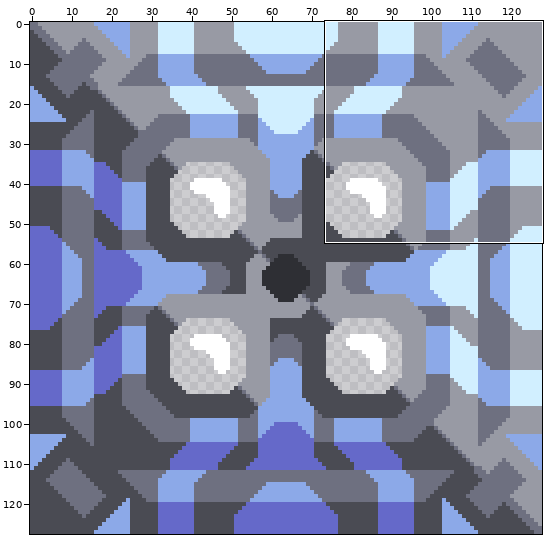
Sprite sheet, stored at sprites/blocks/production/advanced-vanilla/atmospheric-extractor.png. Above: a wide view before the commit, with the close-up outlined.
Close-up. The starting point:
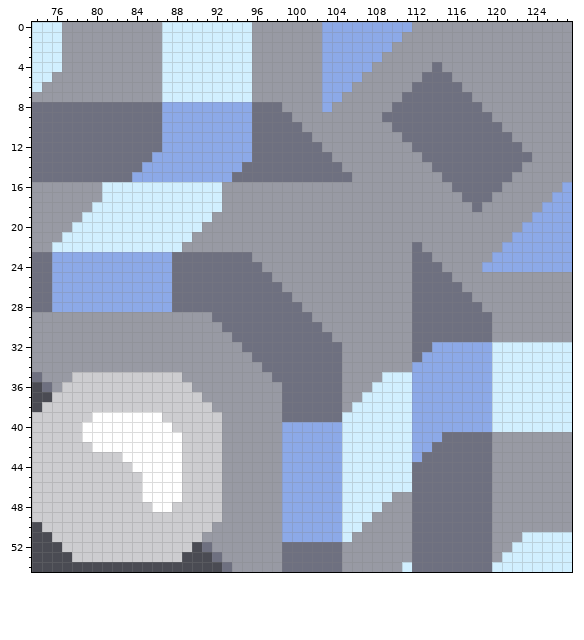
The file is 128x128 pixels. Shown: x 74..127, y 0..54. The commit also changed other parts of the picture, which this record leaves out.
The same view after the edit:
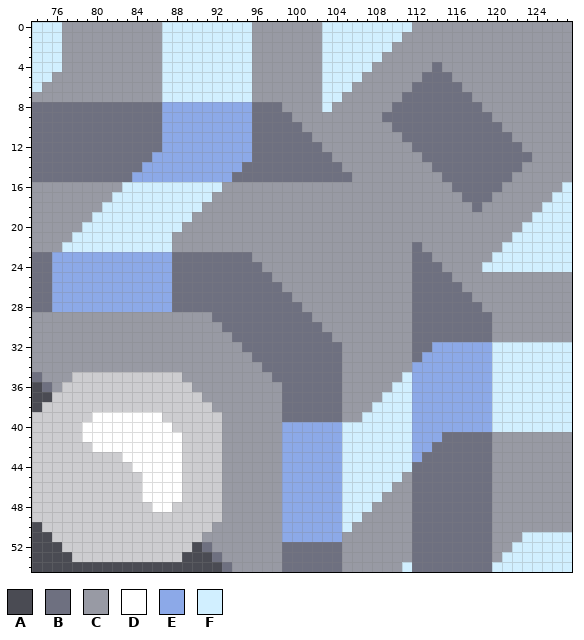
Palette (. is transparent): A #4a4b53  B #6e7080  C #989aa4  D #ffffff  E #8ca9e8  F #d1efff
What changed:
@@ x 101..113 @@
- 0 CCEEEEEEEEECC
- 1 CCEEEEEEEECCC
- 2 CCEEEEEEECCCC
- 3 CCEEEEEECCCCC
- 4 CCEEEEECCCCCC
- 5 CCEEEECCCCCCB
- 6 CCEEECCCCCCBB
- 7 CCEECCCCCCBBB
- 8 CCECCCCCCBBBB
+ 0 CCFFFFFFFFFCC
+ 1 CCFFFFFFFFCCC
+ 2 CCFFFFFFFCCCC
+ 3 CCFFFFFFCCCCC
+ 4 CCFFFFFCCCCCC
+ 5 CCFFFFCCCCCCB
+ 6 CCFFFCCCCCCBB
+ 7 CCFFCCCCCCBBB
+ 8 CCFCCCCCCBBBB
  9 CCCCCCCCBBBBB
@@ x 74..127 @@
 15 BBBBBBBBBBEEEEEEEEEEBBBBBBBBBBBBCCCCCCCCCBBBBBBBCCCCCC
-16 CCCCCCCFFFFFFFFFFFFCCCCCCCCCCCCCCCCCCCCCCCBBBBBCCCCCCE
-17 CCCCCCCFFFFFFFFFFFFCCCCCCCCCCCCCCCCCCCCCCCCBBBCCCCCCEE
-18 CCCCCCFFFFFFFFFFFFFCCCCCCCCCCCCCCCCCCCCCCCCCBCCCCCCEEE
-19 CCCCCFFFFFFFFFFFFFCCCCCCCCCCCCCCCCCCCCCCCCCCCCCCCCEEEE
-20 CCCCFFFFFFFFFFFFFCCCCCCCCCCCCCCCCCCCCCCCCCCCCCCCCEEEEE
-21 CCCFFFFFFFFFFFFFCCCCCCCCCCCCCCCCCCCCCCCCCCCCCCCCEEEEEE
-22 CCFFFFFFFFFFFFFCCCCCCCCCCCCCCCCCCCCCCCBCCCCCCCCEEEEEEE
-23 BBEEEEEEEEEEEEBBBBBBBBCCCCCCCCCCCCCCCCBBCCCCCCEEEEEEEE
-24 BBEEEEEEEEEEEEBBBBBBBBBCCCCCCCCCCCCCCCBBBCCCCEEEEEEEEE
+16 CCCCCCCCCFFFFFFFFFFCCCCCCCCCCCCCCCCCCCCCCCBBBBBCCCCCCF
+17 CCCCCCCCFFFFFFFFFFCCCCCCCCCCCCCCCCCCCCCCCCCBBBCCCCCCFF
+18 CCCCCCCFFFFFFFFFFCCCCCCCCCCCCCCCCCCCCCCCCCCCBCCCCCCFFF
+19 CCCCCCFFFFFFFFFFCCCCCCCCCCCCCCCCCCCCCCCCCCCCCCCCCCFFFF
+20 CCCCCFFFFFFFFFFCCCCCCCCCCCCCCCCCCCCCCCCCCCCCCCCCCFFFFF
+21 CCCCFFFFFFFFFFCCCCCCCCCCCCCCCCCCCCCCCCCCCCCCCCCCFFFFFF
+22 CCCFFFFFFFFFFFCCCCCCCCCCCCCCCCCCCCCCCCBCCCCCCCCFFFFFFF
+23 BBEEEEEEEEEEEEBBBBBBBBCCCCCCCCCCCCCCCCBBCCCCCCFFFFFFFF
+24 BBEEEEEEEEEEEEBBBBBBBBBCCCCCCCCCCCCCCCBBBCCCCFFFFFFFFF
 25 BBEEEEEEEEEEEEBBBBBBBBBBCCCCCCCCCCCCCCBBBBCCCCCCCCCCCC
@@ x 103..112 @@
 34 BBCCCCCCCE
-35 BBCCCCFFFE
-36 BBCCCFFFFE
-37 BBCCFFFFFE
-38 BBCFFFFFFE
-39 BBFFFFFFFE
+35 BBCCCCCCFE
+36 BBCCCCCFFE
+37 BBCCCCFFFE
+38 BBCCCFFFFE
+39 BBCCFFFFFE
 40 EEFFFFFFFE
@@ x 103..113 @@
 44 EEFFFFFFFBB
-45 EEFFFFFFFBB
-46 EEFFFFFFFBB
-47 EEFFFFFCCBB
-48 EEFFFFCCCBB
-49 EEFFFCCCCBB
-50 EEFFCCCCCBB
-51 EEFCCCCCCBB
+45 EEFFFFFFCBB
+46 EEFFFFFCCBB
+47 EEFFFFCCCBB
+48 EEFFFCCCCBB
+49 EEFFCCCCCBB
+50 EEFCCCCCCBB
+51 EECCCCCCCBB
 52 BBCCCCCCCBB
Changed places in both close-ups, as pixel boxes (x1, y1, x2, y2):
changed: (322, 22, 412, 112)
changed: (52, 182, 122, 252)
changed: (482, 182, 572, 272)
changed: (172, 192, 222, 252)
changed: (342, 372, 402, 422)
changed: (342, 472, 412, 542)
